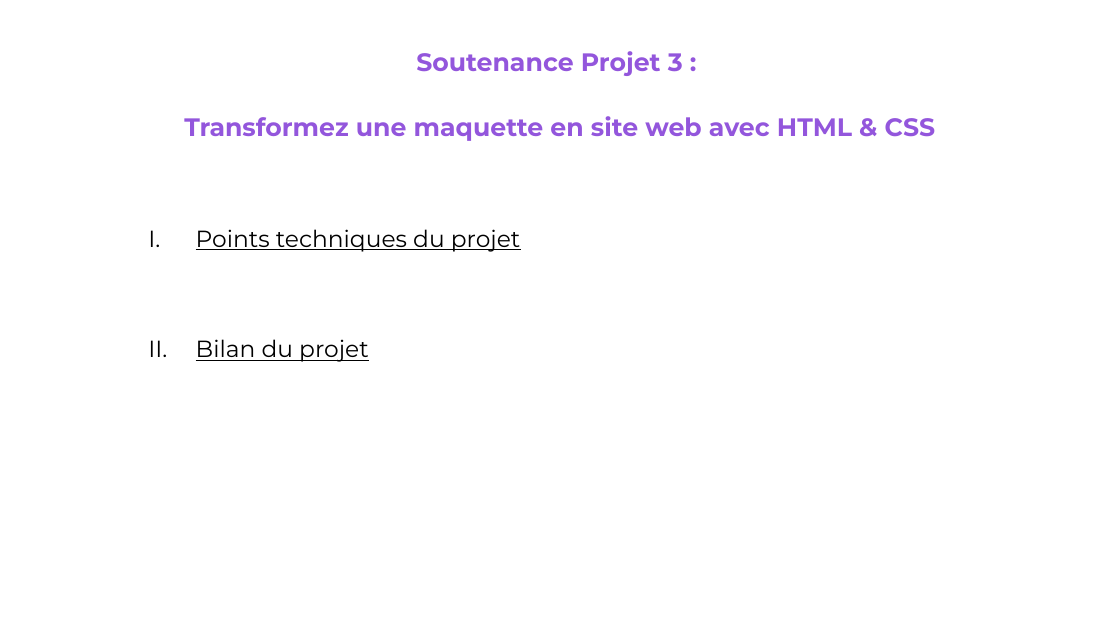
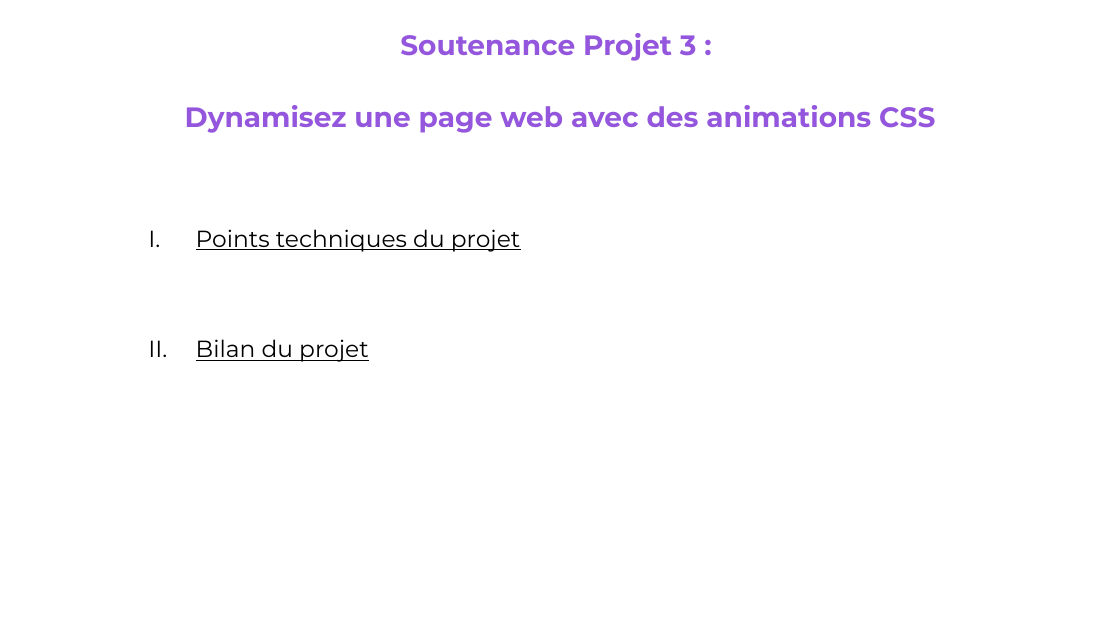
Before and after one commit to Julien-014/JulienBeral_3_15112021, a slide deck: slide 1 of Soutenance Projet 3.pptx. Drawn at 1120x630 pixels with LibreOffice and Linux fonts; fonts in the diff are those of the drawing. Boxes give left, top, right and bottom in pixels: in the first picture for what was removed or moved away, otherwise in the second. Text is boxed around its words. In the diff, an @@ line names an element or a change of style, - is before the commit and + after.

```diff
--- a/Soutenance Projet 3.pptx
+++ b/Soutenance Projet 3.pptx
@@ title at bbox=[185, 33, 935, 133]: text changed; size 21.6 to 24 pt @@
-Soutenance Projet 3 :
-Transformez une maquette en site web avec HTML & CSS
+Soutenance Projet 3 :
+Dynamisez une page web avec des animations CSS
```
Also in this commit, not shown: 7 other slides changed, 5 other files.
